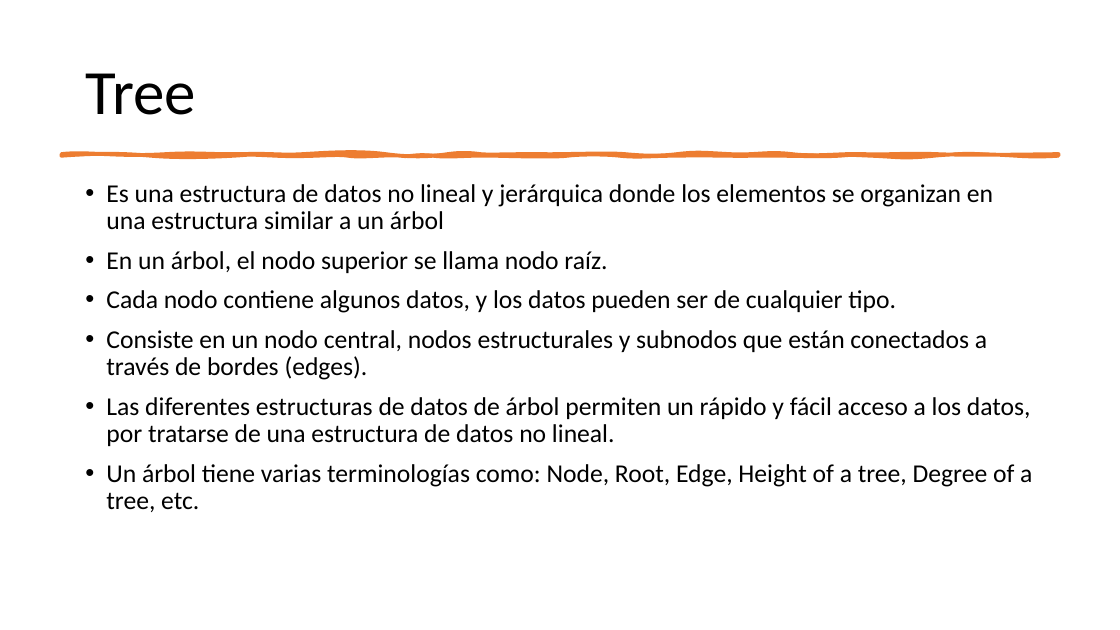
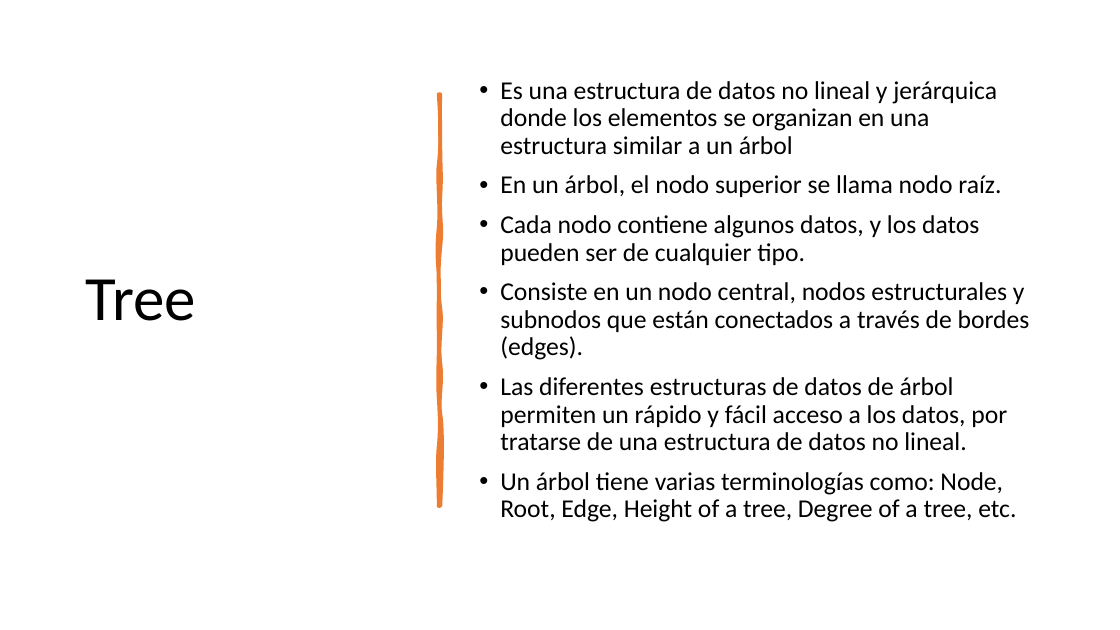
Before and after one commit to ppa-docencia-u/usm-est-datos, a slide deck: slide 51 of presentacion/Estructuras de datos-1.pptx (slide 52 before the commit). Drawn at 1120x630 pixels with LibreOffice and Linux fonts; fonts in the diff are those of the drawing. Boxes give left, top, right and bottom in pixels: in the first picture for what was removed or moved away, otherwise in the second. Text is boxed around its words. In the diff, an @@ line names an element or a change of style, - is before the commit and + after.

```diff
--- a/presentacion/Estructuras de datos-1.pptx
+++ b/presentacion/Estructuras de datos-1.pptx
@@ title "Tree": place and size @@
-title "Tree" at <box>85,73,196,115</box>
+title "Tree" at <box>86,279,197,321</box>
@@ text "Es una estructura de datos ...": place and size @@
-text "Es una estructura de datos ..." at <box>106,184,1032,512</box>
+text "Es una estructura de datos ..." at <box>500,81,1030,522</box>
@@ text "Es una estructura de datos ..." at <box>500,81,1030,522</box>: vertical alignment top to middle @@
@@ freeform shape added at <box>439,94,440,506</box>, fill #ED7D31, outline #ED7D31 3.25 pt @@
@@ freeform shape removed at <box>61,154,1059,155</box> @@
```
Also in this commit, not shown: 5 other slides changed, 9 slides added, 1 slide removed, 5 other files.
